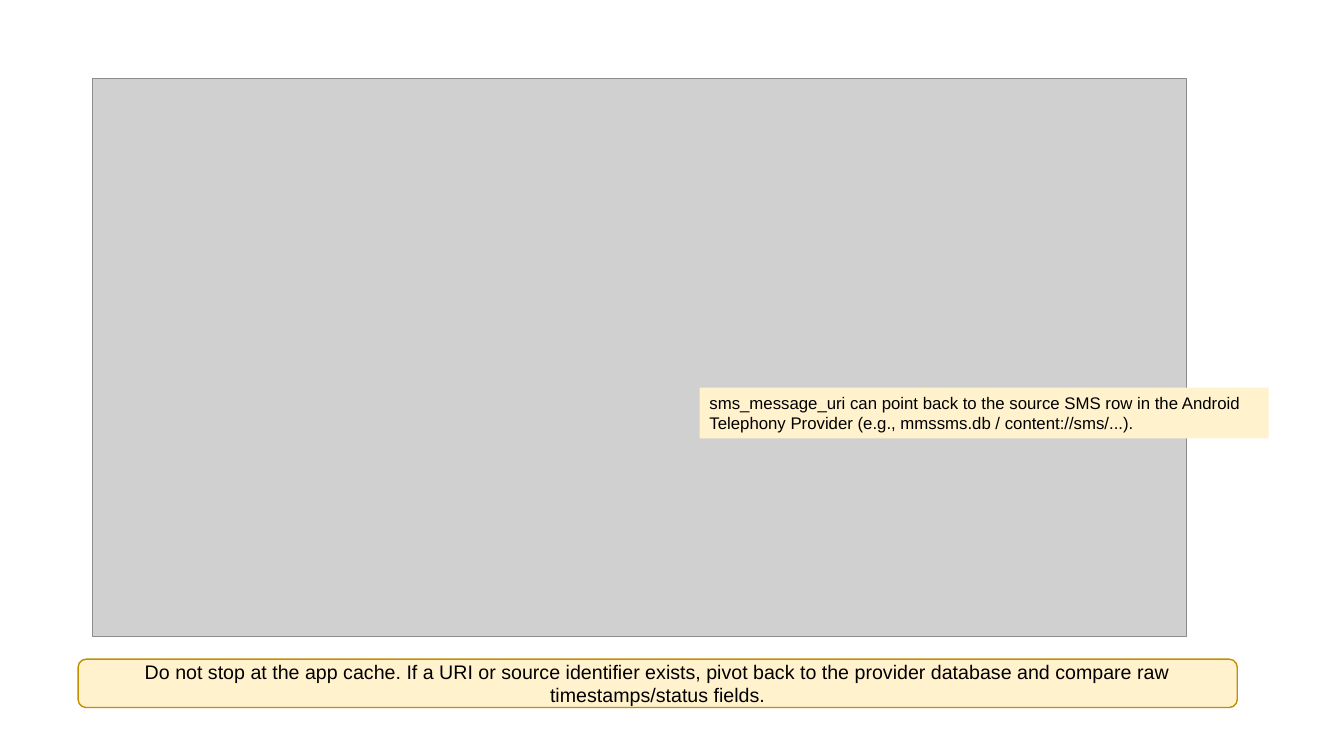
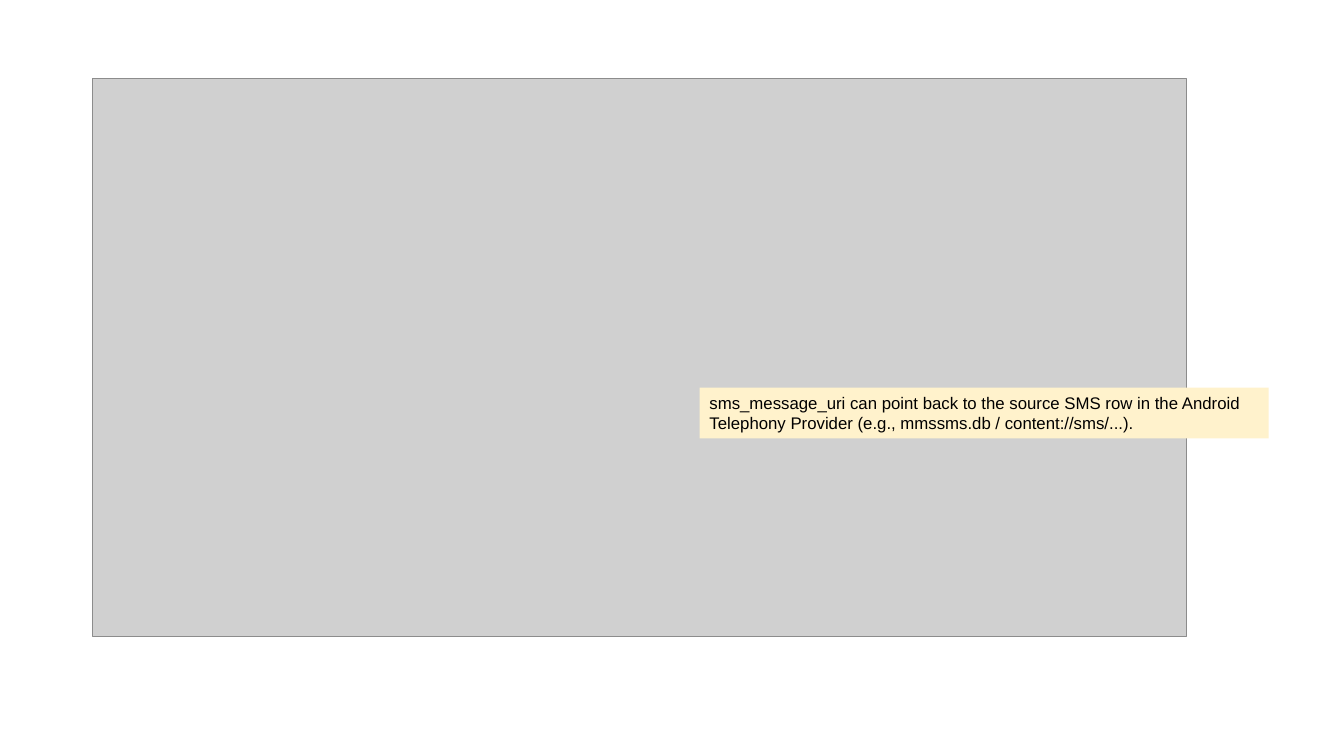
Before and after one commit to frankwxu/digital-forensics-lab, a slide deck: slide 21 of Android10/5_2_1_GMS_App_Investigations_Messaging.pptx. Drawn at 1344x756 pixels with LibreOffice and Linux fonts; fonts in the diff are those of the drawing; grey boxes stand for pictures; background and template pictures are left out. Boxes give left, top, right and bottom in pixels: in the first picture for what was removed or moved away, otherwise in the second. Text is boxed around its words. In the diff, an @@ line names an element or a change of style, - is before the commit and + after.

```diff
--- a/Android10/5_2_1_GMS_App_Investigations_Messaging.pptx
+++ b/Android10/5_2_1_GMS_App_Investigations_Messaging.pptx
@@ rounded rectangle removed at bbox=[79, 659, 1238, 708] @@
-Do not stop at the app cache. If a URI or source identifier exists, pivot back to the provider database and compare raw timestamps/status fields.
```
Also in this commit, not shown: 3 other slides changed, 4 slides added, 4 slides removed.
